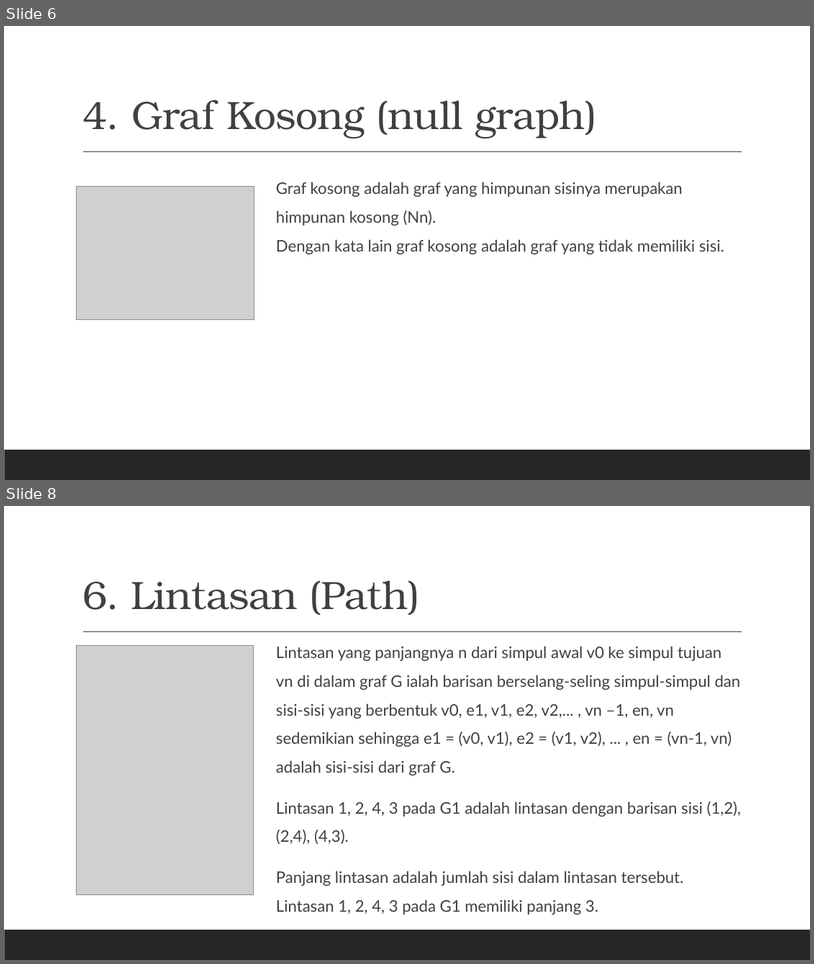
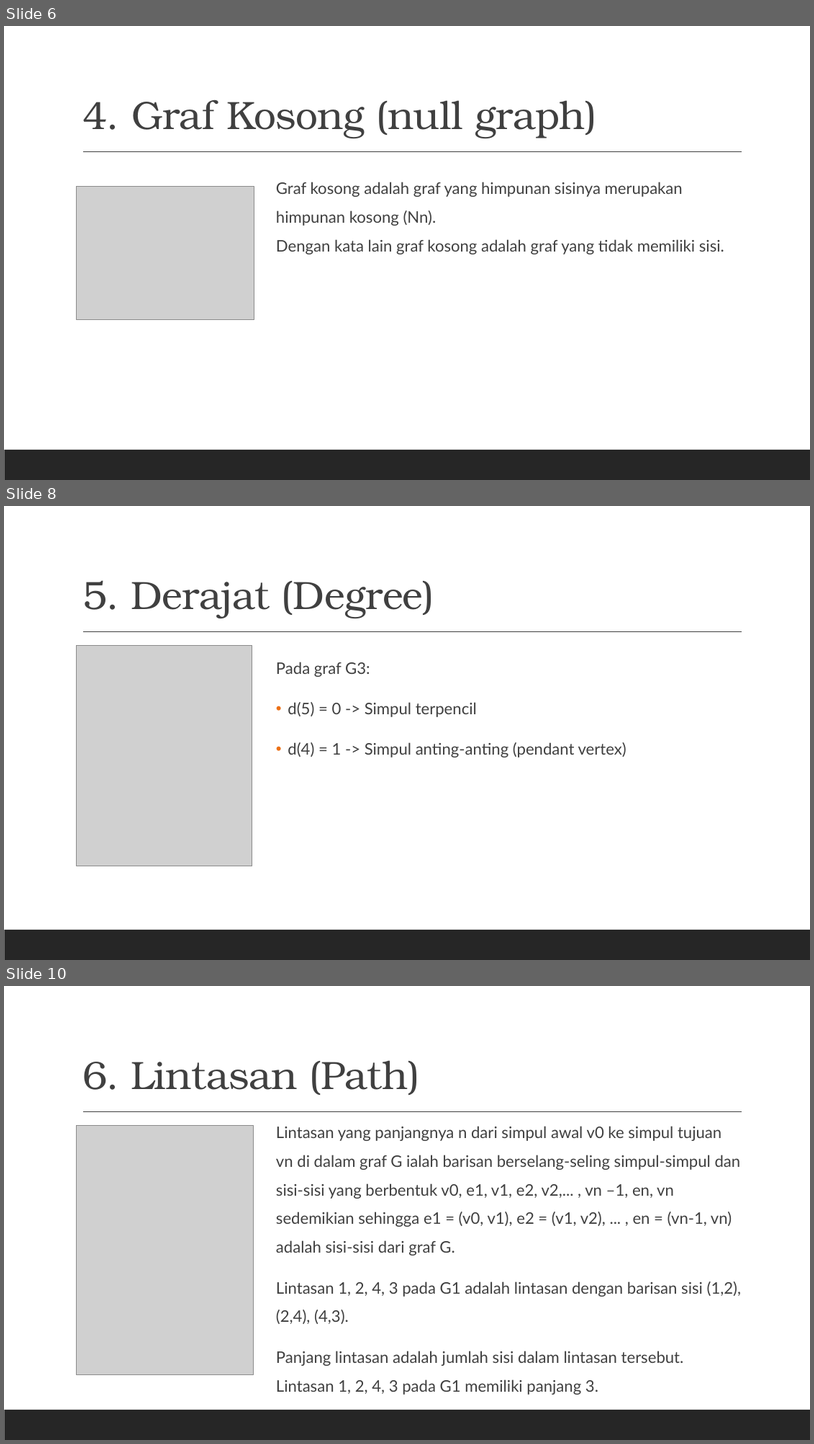
Before and after one commit to hako-975/UNPAM-File, a slide deck: semester 3/Graph Terapan/pertemuan 6/GRAPH TERAPAN - Kelompok 8 - Modul 3.pptx. Shown one above the other, each under a label of ours: slides 6 and 8 before the commit, slides 6, 8 and 10 after it; the slides between them are not shown. The pictures are 814x964 and 814x1444 pixels, drawn with LibreOffice and Linux fonts; fonts in the diff are those of the drawing; grey boxes stand for pictures. Boxes give left, top, right and bottom in pixels: in the first picture for what was removed or moved away, otherwise in the second. Text is boxed around its words. In the diff, an @@ line names an element or a change of style, - is before the commit and + after.

```diff
--- a/semester 3/Graph Terapan/pertemuan 6/GRAPH TERAPAN - Kelompok 8 - Modul 3.pptx
+++ b/semester 3/Graph Terapan/pertemuan 6/GRAPH TERAPAN - Kelompok 8 - Modul 3.pptx
@@ slide 8 added at [4, 506, 810, 960], background #FFFFFF; not listed: 2 template elements that a slide beside it also shows @@
@@ title added at [82, 580, 435, 618], 47 pt, text #404040 @@
+5. Derajat (Degree)
@@ picture added at [77, 646, 252, 866] @@
@@ text added at [276, 662, 627, 757], 19 pt, text #404040 @@
+Pada graf G3:
+• d(5) = 0 -> Simpul terpencil
+• d(4) = 1 -> Simpul anting-anting (pendant vertex)
@@ what was slide 8 is now slide 10 @@
```
Also in this commit, not shown: 2 slides changed, 1 other slide added, 6 other files.
